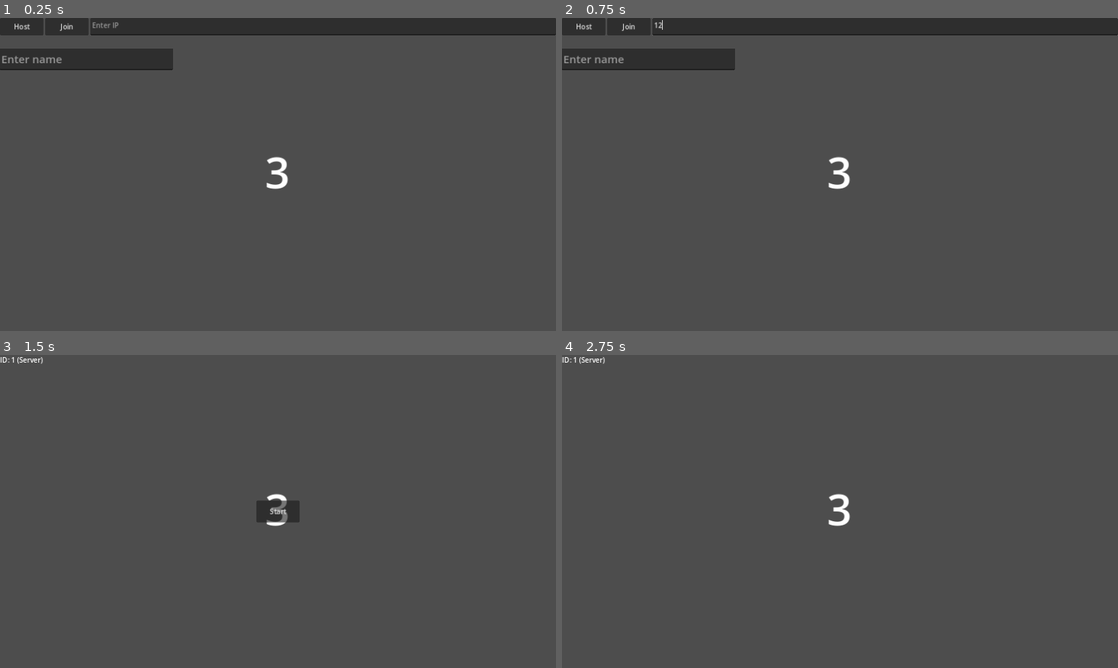
Above: before the commit, frames 1-4 (two rows, left to right).
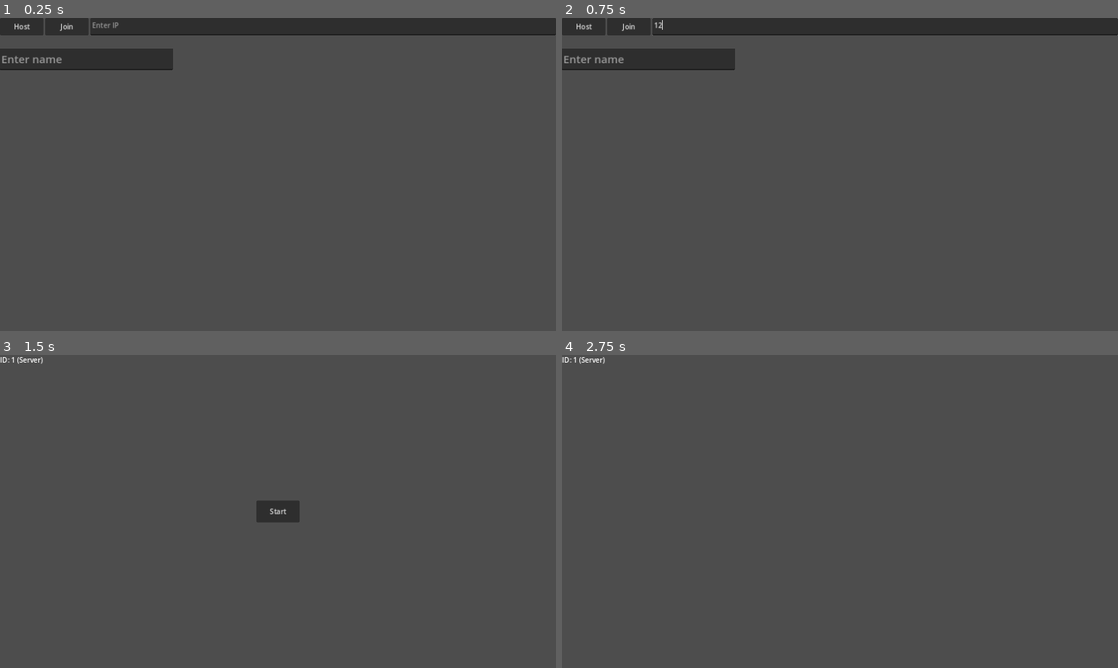
Above: after the commit, the same moments.

Repository: lokasc/rsPrototype
Game: Godot game, scene res://beat_sync/beat_main.tscn
Two runs of this game, one before a commit and one after it. Both use one fixed random seed, a clock stepped at 60 frames per second and the inputs below. This scene is started directly instead of the project's main scene.
Inputs (mouse positions are in pixels of both pictures, inside the frame that each line leads up to):
- Up to frame 1 (0.25 s): no input
- Up to frame 2 (0.75 s): click (884, 27) at 0.52 s; type "12" at 0.6 s
- Up to frame 3 (1.5 s): click (88, 395) at 0.75 s; type "Alex" at 0.83 s; click "Host" at 1.25 s
- Up to frame 4 (2.75 s): click "Start" at 2 s

The runs differ from the first frame. In frame 1, 0.2% of the frame differs, in the area x 47-52%, y 44-55%; in frame 2, 0.2%; in frame 3, 0.2%; in frame 4, 0.2%.

Commit message:
Barebones functionality for beat prototype

Diff:
--- a/beat_sync/beat_main.tscn
+++ b/beat_sync/beat_main.tscn
@@ -14,6 +14,7 @@
 [node name="Countdowns" type="Node" parent="."]
 
 [node name="CenterContainer" type="CenterContainer" parent="Countdowns"]
+visible = false
 offset_left = 610.0
 offset_top = 284.0
 offset_right = 667.0
@@ -103,6 +104,7 @@
 offset_bottom = 385.0
 text = "Start"
 
+[connection signal="timeout" from="Countdowns/CDTimer" to="MultiplayerController" method="_on_cd_timer_timeout"]
 [connection signal="button_down" from="UI/NetUI/HBoxContainer/HostButton" to="MultiplayerController" method="_on_host_button_button_down"]
 [connection signal="button_down" from="UI/NetUI/HBoxContainer/JoinButton" to="MultiplayerController" method="_on_join_button_button_down"]
 [connection signal="button_down" from="UI/InGameUI/StartGameButton" to="MultiplayerController" method="_on_start_game_button_button_down"]
--- a/beat_sync/multiplayer_controller.gd
+++ b/beat_sync/multiplayer_controller.gd
@@ -12,9 +12,29 @@
 
 var is_countdown_started : bool = false # set this to true to start a countdown.
 
+
 var ip_address = "127.0.0.1"
 var peer
 var player_name : String = ""
+
+
+# GAMEPLAY
+var BPM : float = 100
+
+enum GAME_STATE {STATE_IDLE, STATE_RUNNING, STATE_RESULTS}
+var current_state : GAME_STATE = GAME_STATE.STATE_IDLE
+
+var seconds_per_four_beats : float = BPM/60.0 * 4
+# this is a hard limit, if you dont press within these extra beats,
+# automatically count as failure
+var extra_seconds : float = seconds_per_four_beats/4 * 5
+
+
+# Statistics
+var pressed_time
+
+# difference between the last crotchet and pressed time.
+var accuracy
 
 var friend_details = {
 	"name" : null,
@@ -32,22 +52,58 @@
 	game_ui.visible = false
 	game_ui.get_node("StartGameButton").visible = false
 
+	current_state = GAME_STATE.STATE_IDLE
+
 func _process(delta):
 	if !is_game_started:
 		return
 
-	if is_countdown_started:
-		# start countdown.
-		timer.start()
-		cd_number_visual.text = str(timer.time_left)
+	game_loop()
 	pass
 
 ### GAMEPLAY ###
-# A visual label shrinks & fades to the center labelled 3 then 2 then 1.
 # Afterwords, a transparent ring surrounds the circle appears
 # and a white ring outside
-# Player will need to press m1 when the
-
+# Player will need to press m1 when the rings overlap
+
+	# 1. Decide BPM.
+	# 2. Start counting down.
+	# 3. Check for hits.
+	# 4. get results, wait.
+
+# This function corresponds to the main gameplay
+func game_loop():
+	print(current_state)
+	match current_state:
+		GAME_STATE.STATE_IDLE:
+			await get_tree().create_timer(1).timeout
+
+			# for 4 crotchets, how many seconds? + extra.
+			var total_cd_time = seconds_per_four_beats + extra_seconds
+			timer.start(total_cd_time)
+			current_state = GAME_STATE.STATE_RUNNING
+
+		GAME_STATE.STATE_RUNNING:
+			# Check for Input & collect results.
+			if Input.is_action_just_pressed("attack"):
+				pressed_time = timer.time_left
+
+				# negative implies early, positive implies late.
+				accuracy = seconds_per_four_beats - pressed_time
+				print("Time left: " + str(timer.time_left) + "\n Accuracy: " + str(accuracy))
+
+				# stop timer when hit
+				timer.stop()
+				current_state = GAME_STATE.STATE_RESULTS
+
+		GAME_STATE.STATE_RESULTS:
+			# show results here, for x seconds then go next.
+			pass
+
+
+func _on_cd_timer_timeout():
+	accuracy = 99999
+	current_state = GAME_STATE.STATE_RESULTS
 
 ### NETWORKING ###
 
@@ -147,7 +203,6 @@
 func _on_start_game_button_button_down():
 	is_game_started = true
 
-
 	#start_game.rpc()
 	game_ui.get_node("StartGameButton").visible = false
 	pass
